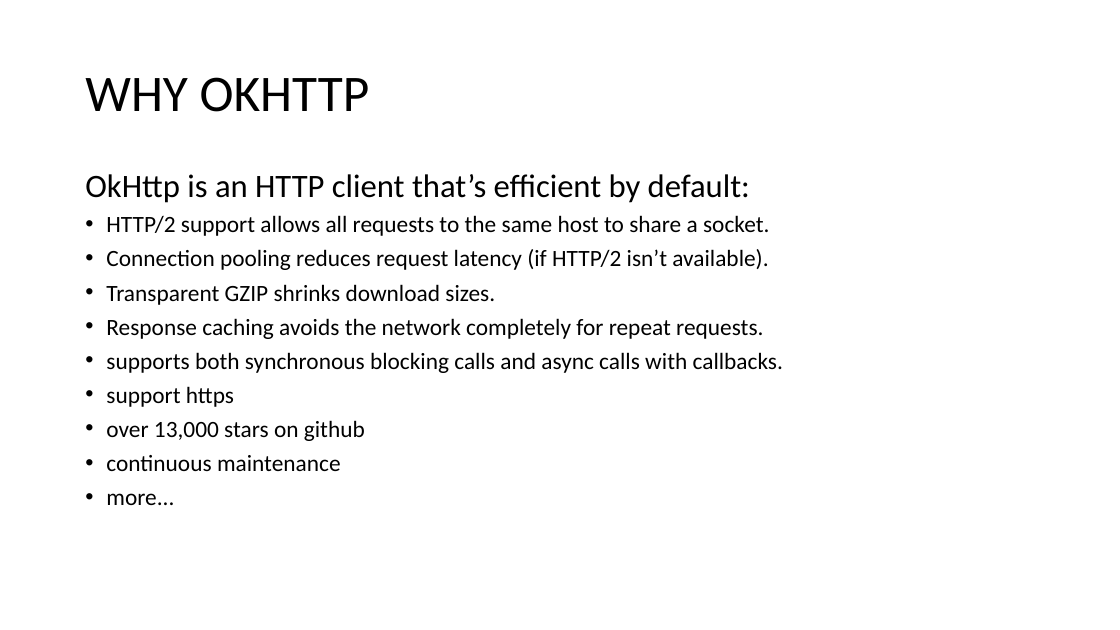
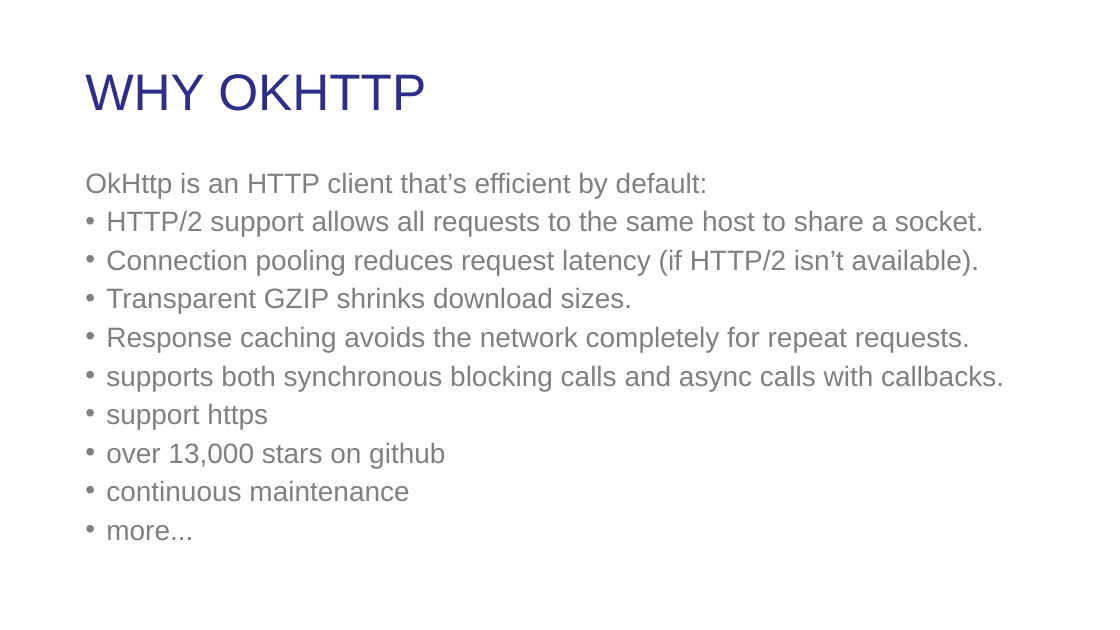
Before and after one commit to daisongsong1991/ppt, a slide deck: slide 20 of net_ppt.pptx. Drawn at 1120x630 pixels with LibreOffice and Linux fonts; fonts in the diff are those of the drawing. Boxes give left, top, right and bottom in pixels: in the first picture for what was removed or moved away, otherwise in the second. Text is boxed around its words. In the diff, an @@ line names an element or a change of style, - is before the commit and + after.

```diff
--- a/net_ppt.pptx
+++ b/net_ppt.pptx
@@ text "WHY OKHTTP" at (x1=85, y1=74, x2=426, y2=111): font Calibri to Arial, text colour #000000 to #2D2D8A @@
@@ text "OkHttp is an HTTP client ..." at (x1=85, y1=173, x2=1004, y2=540): size 28 to 24 pt in "OkHttp is an HTTP client that’s efficient ..."; font Calibri to Arial, text colour #000000 to #808080; size 20 to 24 pt in "HTTP/2 support allows all requests to the ...", "Connection pooling reduces request latency (if HTTP/2 ...", "Transparent GZIP shrinks download sizes.", "Response caching avoids the network completely for ..." and 5 more places @@
```
Also in this commit, not shown: 9 other slides changed, 14 slides added, 13 slides removed, 1 other file.
